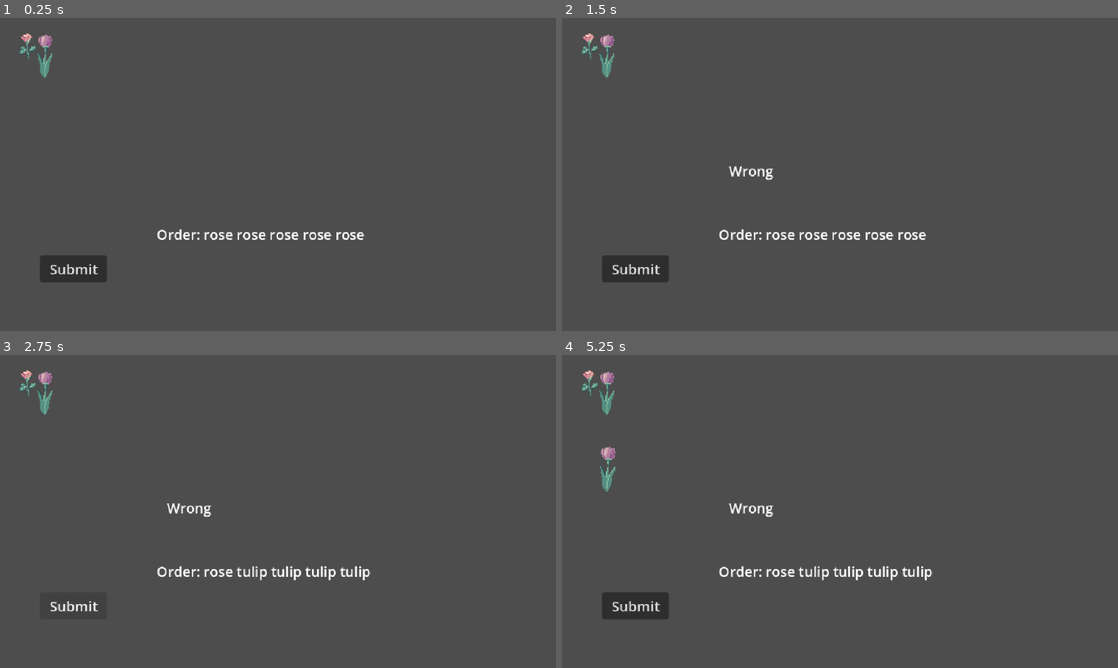
Above: before the commit, frames 1-4 (two rows, left to right).
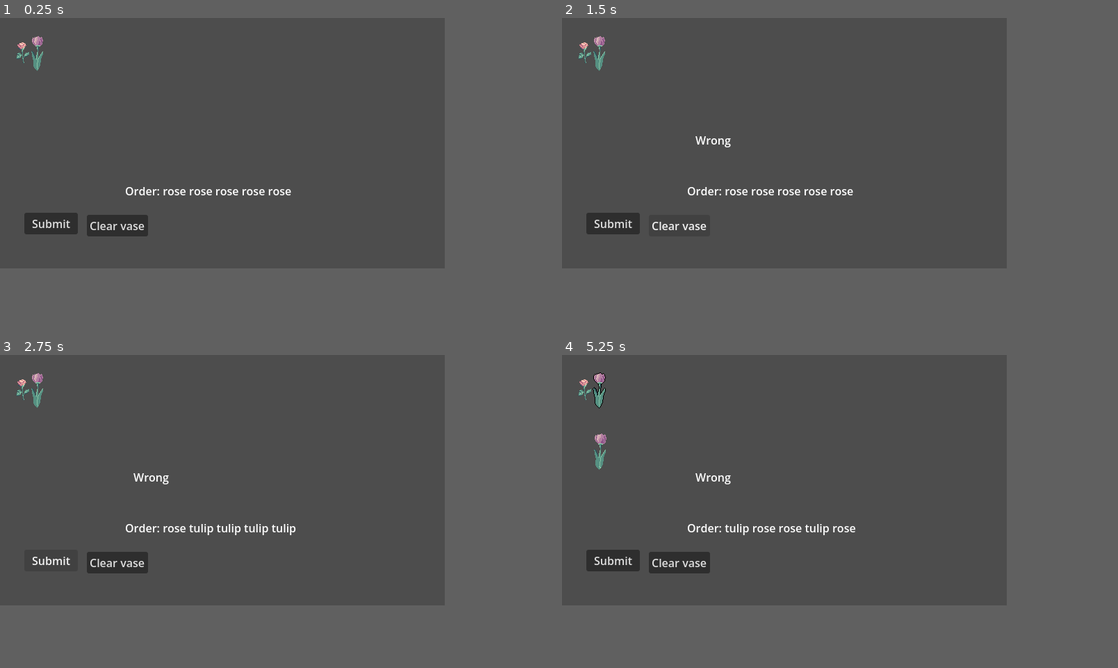
Above: after the commit, the same moments.

Repository: GoodGuyNoone/comfy-jam-spring-2026
Game: Godot game, scene res://scenes/main.tscn
The game is run twice, just before and just after one commit, with the same random seed, the same clock (stepped at 60 frames per second) and the same inputs.
Inputs (mouse positions are in pixels of both pictures, inside the frame that each line leads up to):
- Up to frame 1 (0.25 s): no input
- Up to frame 2 (1.5 s): click "Submit" at 0.5 s; click (706, 277) at 1.25 s, where only the run after the commit has a clickable "Clear vase"
- Up to frame 3 (2.75 s): click "Submit" at 2 s
- Up to frame 4 (5.25 s): click (706, 614) at 2.75 s, where only the run after the commit has a clickable "Clear vase"; click "Submit" at 3.5 s; click (706, 614) at 4.25 s, where only the run after the commit has a clickable "Clear vase"; tap Enter at 5 s; move the mouse to (606, 386) at 5.02 s; click (606, 386) at 5.17 s
In our replay, the window is 800x450 before the commit and 640x360 after it. These sizes can differ from the game's own. Grey fills any space a smaller window leaves; there, only what the larger window draws over its background counts as a difference.

The runs differ from the first frame. In frame 1, 3.6% of the frame differs, in the area x 2-66%, y 4-85%; in frame 2, 3.2%; in frame 3, 2.6%; in frame 4, 4.4%, in the area x 2-67%, y 4-85%.

Commit message:
- added clearing entire vase and one specific flower. - added outline for vase flowers

Diff:
--- a/project.godot
+++ b/project.godot
@@ -21,8 +21,8 @@
 window/size/viewport_height=360
 window/size/borderless=true
 window/size/maximize_disabled=true
-window/size/window_width_override=1080
-window/size/window_height_override=720
+window/size/window_width_override=640
+window/size/window_height_override=360
 window/stretch/mode="canvas_items"
 
 [physics]
--- a/scenes/Flower.tscn
+++ b/scenes/Flower.tscn
@@ -10,11 +10,17 @@
 
 [node name="Sprite2D" type="Sprite2D" parent="." unique_id=553002955]
 texture_filter = 1
-position = Vector2(0, -16)
-centered = false
-offset = Vector2(-10, -16)
 
 [node name="CollisionShape2D" type="CollisionShape2D" parent="." unique_id=2016913469]
-position = Vector2(0, -16)
 shape = SubResource("RectangleShape2D_sae6b")
 debug_color = Color(0.72294366, 0.9428878, 0.9999997, 0.41960785)
+
+[node name="Outline" type="Node2D" parent="." unique_id=2055489280]
+
+[node name="O_Left" type="Sprite2D" parent="Outline" unique_id=1455228344]
+
+[node name="O_Right" type="Sprite2D" parent="Outline" unique_id=1775166272]
+
+[node name="O_Up" type="Sprite2D" parent="Outline" unique_id=1424010009]
+
+[node name="O_Down" type="Sprite2D" parent="Outline" unique_id=1939799130]
--- a/scenes/main.tscn
+++ b/scenes/main.tscn
@@ -24,6 +24,7 @@
 
 [node name="Vase" type="Node2D" parent="." unique_id=936332133]
 script = ExtResource("3_c01mt")
+flower_scene = ExtResource("1_rarhs")
 
 [node name="Slots" type="Node2D" parent="Vase" unique_id=1041609149]
 
@@ -54,12 +55,19 @@
 [node name="UI" type="CanvasLayer" parent="." unique_id=1373638070]
 
 [node name="SubmitButton" type="Button" parent="UI" unique_id=815645266]
-offset_left = 46.0
-offset_top = 273.0
-offset_right = 123.0
-offset_bottom = 297.0
+offset_left = 35.0
+offset_top = 280.0
+offset_right = 112.0
+offset_bottom = 311.0
 text = "Submit
 "
+
+[node name="ClearVaseButton" type="Button" parent="UI" unique_id=985367551]
+offset_left = 125.0
+offset_top = 283.0
+offset_right = 213.0
+offset_bottom = 314.0
+text = "Clear vase"
 
 [node name="GameManager" type="Node2D" parent="." unique_id=483342966]
 script = ExtResource("4_nxtc6")
--- a/scripts/GameManager.gd
+++ b/scripts/GameManager.gd
@@ -13,6 +13,7 @@
 @onready var test_label: Label = $'../TestLabel'
 @onready var feedback_label: Label = $'../FeedbackLabel'
 @onready var submit_button: Button = $'../UI/SubmitButton'
+@onready var clear_vase_button: Button = $'../UI/ClearVaseButton'
 
 
 var is_animating: bool = false
@@ -24,6 +25,7 @@
 	start_round()
 	flower_stand.flower_selected.connect(_on_flower_selected)
 	submit_button.pressed.connect(_on_submit_pressed)
+	clear_vase_button.pressed.connect(_on_clear_vase_pressed)
 
 
 func start_round():
@@ -45,7 +47,7 @@
 
 	var flower_instance = flower_scene.instantiate()
 	moving_flowers.add_child(flower_instance)
-	flower_instance.setup(flower_id, flower_texture, false)
+	flower_instance.setup(flower_id, flower_texture, false, true)
 	flower_instance.global_position = start_global_position
 
 	var target_global_position: Vector2 = vase.get_next_slot_global_position()
@@ -61,7 +63,7 @@
 
 	await tween.finished
 
-	vase.finalize_flower(flower_instance, flower_id)
+	vase.finalize_flower(flower_instance, flower_id, flower_texture)
 	is_animating = false
 
 
@@ -79,6 +81,13 @@
 	else:
 		feedback_label.text = "Wrong"
 		start_round()
+
+
+func _on_clear_vase_pressed() -> void:
+	if is_animating:
+		return
+
+	vase.clear_vase()
 
 
 func generate_order(count: int = 5) -> Array[StringName]:
--- a/scripts/Vase.gd
+++ b/scripts/Vase.gd
@@ -1,7 +1,9 @@
 extends Node2D
 
-var current_flowers: Array[StringName] = []
+var current_flowers: Array[Dictionary] = []
 var slots: Array[Marker2D] = []
+
+@export var flower_scene: PackedScene
 
 @onready var slots_root: Node2D = $Slots
 @onready var flowers_container: Node2D = $FlowersContainer
@@ -22,7 +24,7 @@
 	var slot_index := current_flowers.size()
 	return slots[slot_index].global_position
 
-func finalize_flower(flower_instance: Node2D, flower_id: String) -> void:
+func finalize_flower(flower_instance: Node2D, flower_id: String, flower_texture: Texture2D) -> void:
 	var target_slot_index := current_flowers.size()
 	var target_slot := slots[target_slot_index]
 
@@ -35,12 +37,48 @@
 	flower_instance.global_position = final_global
 	flower_instance.position = target_slot.position
 
-	current_flowers.append(flower_id)
+	flower_instance.setup(flower_id, flower_texture, false, true)
+	flower_instance.remove_requested.connect(_on_flower_remove_requested)
+
+	current_flowers.append({
+		"id": flower_id,
+		"texture": flower_texture
+	})
 
 func clear_vase() -> void:
 	for child in flowers_container.get_children():
 		child.queue_free()
+
 	current_flowers.clear()
 
 func get_flowers() -> Array[StringName]:
-	return current_flowers.duplicate()
+	var ids: Array[StringName] = []
+	for flower_data in current_flowers:
+		ids.append(flower_data["id"])
+	return ids
+
+
+func _on_flower_remove_requested(_flower_id: String, _flower_texture: Texture2D, flower_node: Node) -> void:
+	var index := flower_node.get_index()
+	remove_flower_at(index)
+
+
+func remove_flower_at(index: int) -> void:
+	if index < 0 or index >= current_flowers.size():
+		return
+
+	current_flowers.remove_at(index)
+	_rebuild_vase_visuals()
+
+
+func _rebuild_vase_visuals() -> void:
+	for child in flowers_container.get_children():
+		child.queue_free()
+
+	for i in range(current_flowers.size()):
+		var flower_data = current_flowers[i]
+		var flower_instance = flower_scene.instantiate()
+		flowers_container.add_child(flower_instance)
+		flower_instance.position = slots[i].position
+		flower_instance.setup(flower_data["id"], flower_data["texture"], false, true)
+		flower_instance.remove_requested.connect(_on_flower_remove_requested)
--- a/scripts/flower.gd
+++ b/scripts/flower.gd
@@ -1,26 +1,71 @@
 extends Area2D
 
 signal picked(flower_id, flower_texture, start_global_position)
+signal remove_requested(flower_id, flower_texture, flower_node)
 
 @export var flower_id: String = ""
 @export var can_be_picked: bool = true
+@export var can_be_removed: bool = false
 @export var flower_texture: Texture2D
+@export var outline_color: Color
 
 @onready var sprite: Sprite2D = $Sprite2D
+@onready var outline: Node2D = $Outline
+
 
 func _ready() -> void:
+	_apply_visuals()
+	$Outline/O_Left.position = Vector2(-1, 0)
+	$Outline/O_Right.position = Vector2(1, 0)
+	$Outline/O_Up.position = Vector2(0, -1)
+	$Outline/O_Down.position = Vector2(0, 1)
+
+	mouse_entered.connect(_on_mouse_entered)
+	mouse_exited.connect(_on_mouse_exited)
+
+
+func setup(id: String, tex: Texture2D, pickable: bool, removable: bool) -> void:
+	flower_id = id
+	flower_texture = tex
+	can_be_picked = pickable
+	can_be_removed = removable
 	sprite.texture = flower_texture
 
-func setup(id: String, tex: Texture2D, pickable: bool) -> void:
-	flower_id = id
-	can_be_picked = pickable
-	flower_texture = tex
+	if is_inside_tree():
+		_apply_visuals()
+	else:
+		call_deferred("_apply_visuals")
+
+
+func _apply_visuals() -> void:
 	sprite.texture = flower_texture
 
-func _input_event(_viewport, event, _shape_idx) -> void:
-	if not can_be_picked:
+	for child in outline.get_children():
+		child.texture = flower_texture
+		child.modulate = outline_color
+		child.visible = false
+		child.z_index = -1
+
+
+func _on_mouse_entered() -> void:
+	# if can_be_removed:
+		for child in outline.get_children():
+			child.visible = true
+
+
+func _on_mouse_exited() -> void:
+	for child in outline.get_children():
+		child.visible = false
+
+
+func _input_event(viewport, event, _shape_idx) -> void:
+	if not (event is InputEventMouseButton and event.pressed and event.button_index == MOUSE_BUTTON_LEFT):
 		return
 
-	if event is InputEventMouseButton and event.pressed and event.button_index == MOUSE_BUTTON_LEFT:
-		picked.emit(flower_id, sprite.texture, global_position)
-		print("emits flower_id: %s" % flower_id)
+	viewport.set_input_as_handled()
+
+	if can_be_picked:
+		picked.emit(flower_id, flower_texture, global_position)
+
+	if can_be_removed:
+		remove_requested.emit(flower_id, flower_texture, self)
Renamed: assets/aseprite/flowers/rose.aseprite -> assets/aseprite/flowers/flowers.aseprite
